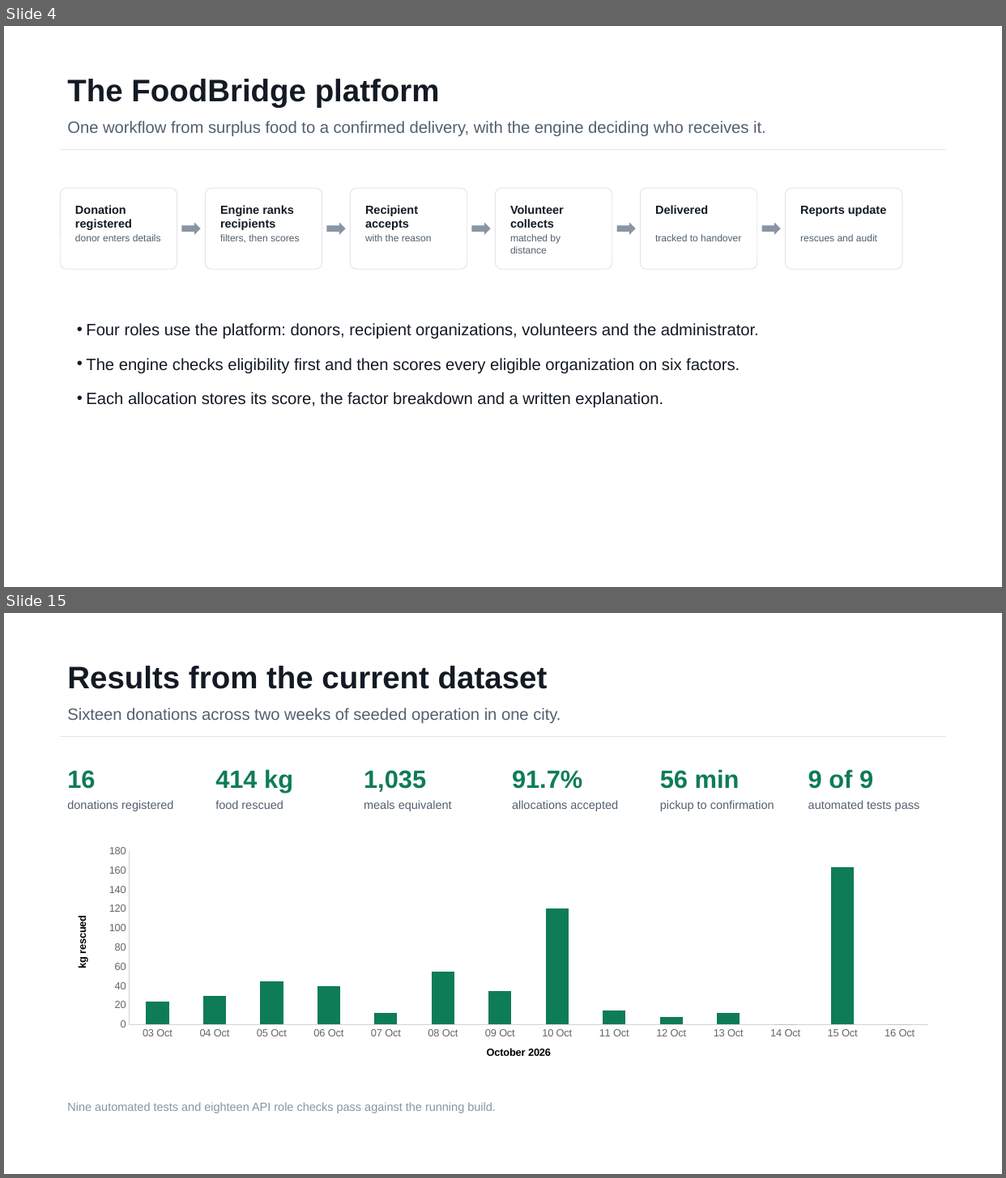
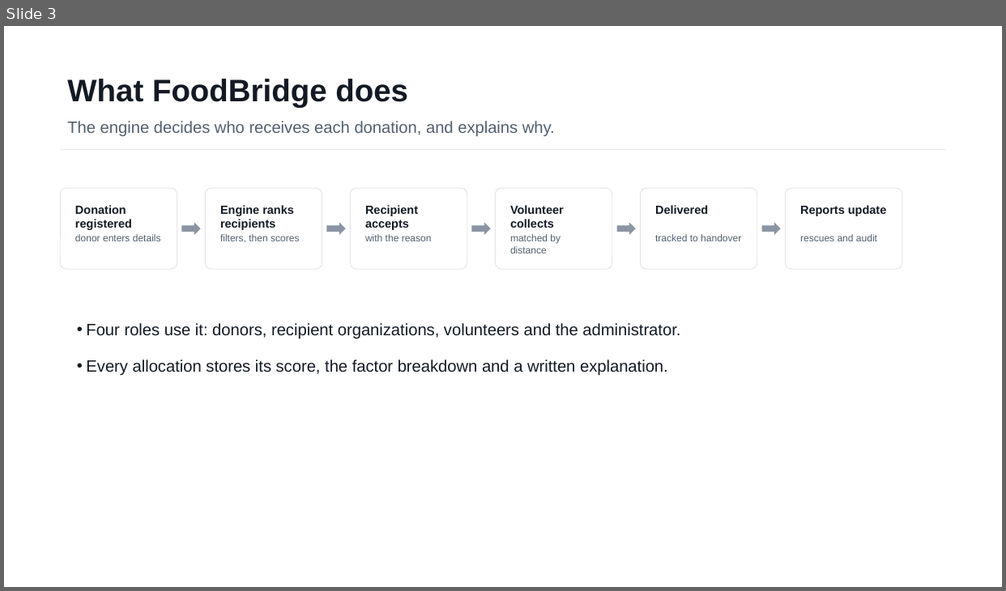
Before and after one commit to AdiByte5/FoodBridge, a slide deck: docs/FoodBridge_Project_Review.pptx. Shown one above the other, each under a label of ours: slides 4 and 15 before the commit, slide 3 after it; the slides between them are not shown. The pictures are 1006x1178 and 1006x591 pixels, drawn with LibreOffice and Linux fonts; fonts in the diff are those of the drawing. Boxes give left, top, right and bottom in pixels: in the first picture for what was removed or moved away, otherwise in the second. Text is boxed around its words. In the diff, an @@ line names an element or a change of style, - is before the commit and + after.

```diff
--- a/docs/FoodBridge_Project_Review.pptx
+++ b/docs/FoodBridge_Project_Review.pptx
@@ slide 15 removed at [4, 613, 1002, 1174], background #FFFFFF @@
@@ text removed at [67, 666, 548, 689] @@
-Results from the current dataset
@@ text removed at [67, 708, 560, 723] @@
-Sixteen donations across two weeks of seeded operation in one city.
@@ rectangle removed at [60, 736, 946, 737] @@
@@ text removed at [67, 770, 95, 789] @@
-16
@@ text removed at [215, 769, 293, 792] @@
-414 kg
@@ text removed at [364, 770, 426, 792] @@
-1,035
@@ text removed at [512, 770, 582, 789] @@
-91.7%
@@ text removed at [660, 769, 739, 789] @@
-56 min
@@ text removed at [808, 769, 873, 789] @@
-9 of 9
@@ text removed at [67, 800, 173, 811] @@
-donations registered
@@ text removed at [215, 800, 283, 809] @@
-food rescued
@@ text removed at [364, 800, 452, 811] @@
-meals equivalent
@@ text removed at [512, 800, 618, 811] @@
-allocations accepted
@@ text removed at [660, 800, 774, 811] @@
-pickup to confirmation
@@ text removed at [808, 800, 920, 811] @@
-automated tests pass
@@ column chart removed at [60, 841, 946, 1074] @@
-categories: 03 Oct, 04 Oct, 05 Oct, 06 Oct, 07 Oct, 08 Oct, 09 Oct, 10 Oct, 11 Oct, 12 Oct, 13 Oct, 14 Oct, 15 Oct, 16 Oct
-Series 1: 24, 30, 45, 40, 12, 55, 35, 120, 15, 8, 12, 0, 163, 0
@@ text removed at [67, 1102, 496, 1114] @@
-Nine automated tests and eighteen API role checks pass against the running build.
@@ what was slide 4 is now slide 3 @@
@@ slide 3 changed as well @@
@@ text at [67, 79, 408, 107]: text changed @@
-The FoodBridge platform
+What FoodBridge does
@@ text at [67, 121, 555, 136]: text changed @@
-One workflow from surplus food to a confirmed delivery, with the engine deciding who receives it.
+The engine decides who receives each donation, and explains why.
@@ text at [86, 323, 680, 376]: text changed @@
-• Four roles use the platform: donors, recipient organizations, volunteers and the administrator.
-• The engine checks eligibility first and then scores every eligible organization on six factors.
-• Each allocation stores its score, the factor breakdown and a written explanation.
+• Four roles use it: donors, recipient organizations, volunteers and the administrator.
+• Every allocation stores its score, the factor breakdown and a written explanation.
```
Also in this commit, not shown: 4 other slides changed, 3 slides added, 14 other slides removed, 1 other file.
